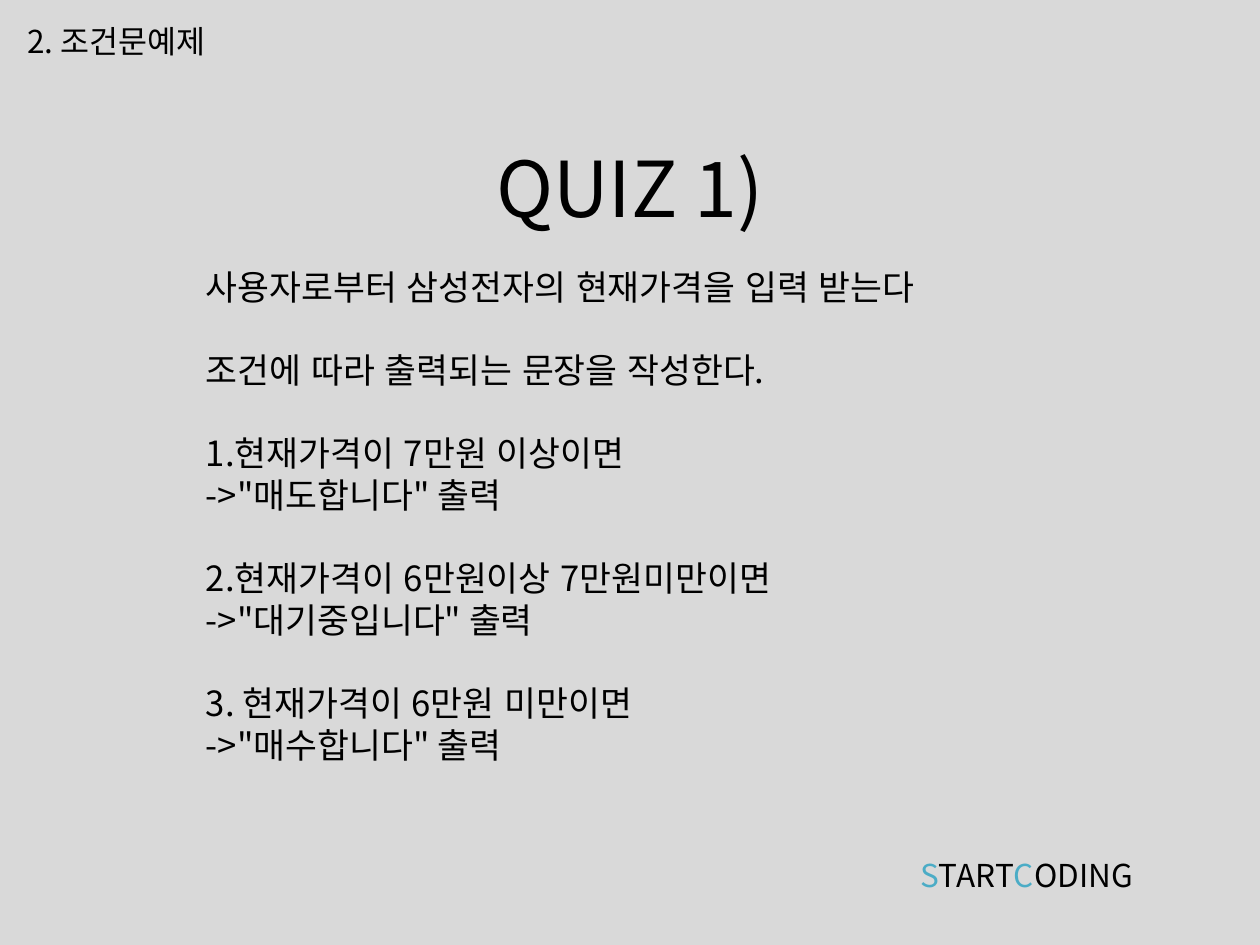
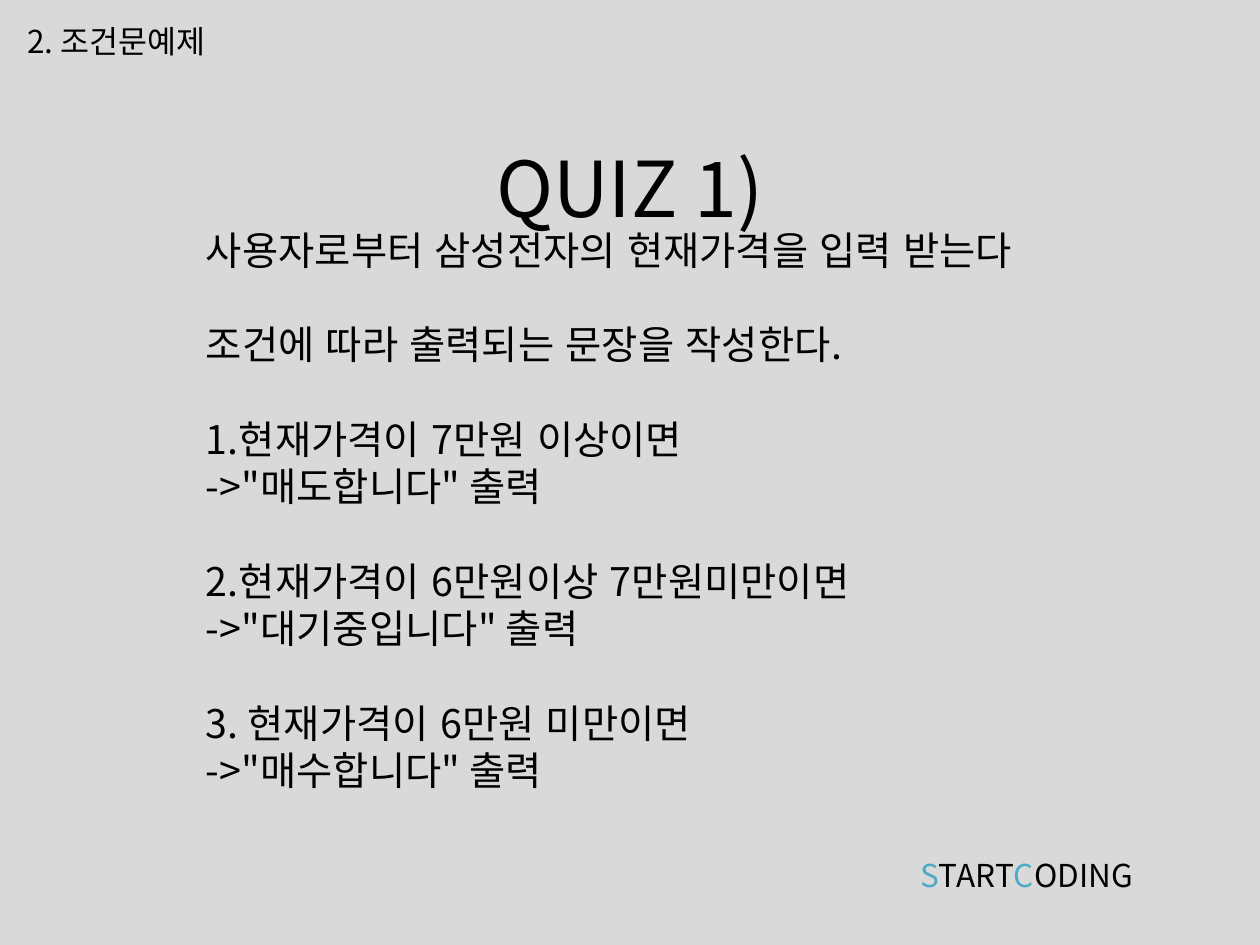
Before and after one commit to kwonkijun/python, a slide deck: slide 18 of 파이썬기초(PPT)/파이썬 기초 5강_조건문.pptx. Drawn at 1260x945 pixels with LibreOffice and Linux fonts; fonts in the diff are those of the drawing. Boxes give left, top, right and bottom in pixels: in the first picture for what was removed or moved away, otherwise in the second. Text is boxed around its words. In the diff, an @@ line names an element or a change of style, - is before the commit and + after.

```diff
--- a/파이썬기초(PPT)/파이썬 기초 5강_조건문.pptx
+++ b/파이썬기초(PPT)/파이썬 기초 5강_조건문.pptx
@@ text "사용자로부터 삼성전자의 현재가격을 입력 받는다" at (x1=206, y1=225, x2=1012, y2=788): size 19.8 to 22.5 pt @@
```
Also in this commit, not shown: 1 other slide changed, 15 other files.
